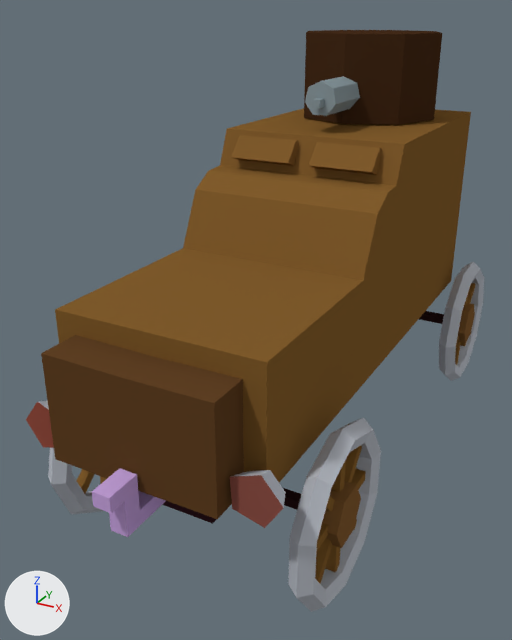
A saved change to the Blender file BlenderModels/Armstrong-Withworth 1913.blend.
Both versions are drawn from a 50 mm lens placed at (1.72, -3.68, 2.66), pointed at (-0.21, -0.17, 0.9). Lighting does not change. The marker at lower left points along +X, +Y and +Z.

The first picture shows 'back_axle', 'back_left_wheel', 'core', 'crank', 'front_axle', 'front_left_wheel', 'front_right_wheel', 'turret'.
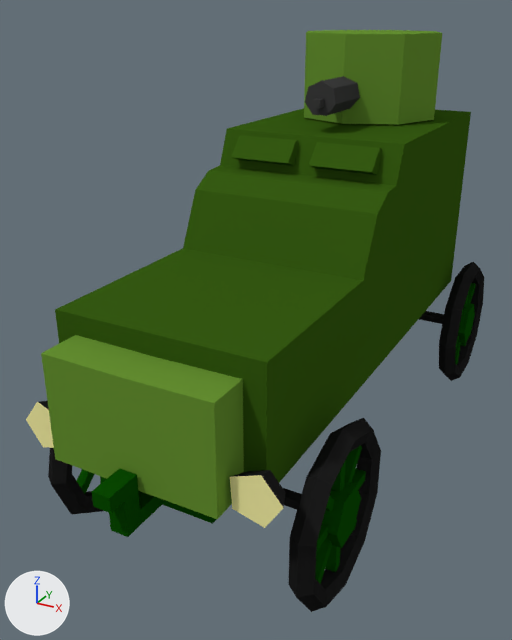
Boxes (x1, y1, x2, y2) around the edits, measured in the pictures (512 x 640 px):
'core', surface changed (brown to green)
    both: (26, 108, 471, 528)
'turret', surface changed (brown to green)
    both: (304, 30, 442, 125)
'front_left_wheel', surface changed
    both: (289, 418, 381, 612)
'back_left_wheel', surface changed (grey to black)
    both: (439, 262, 484, 381)
'crank', surface changed (purple to green)
    both: (92, 468, 166, 537)
'front_right_wheel', surface changed (grey to black)
    both: (48, 448, 106, 514)
'front_axle', surface changed
    both: (283, 488, 301, 510)
'back_axle', surface changed
    both: (419, 311, 444, 324)

The change, as a diff of the scene's bpy script:
```diff
--- a/BlenderModels/Armstrong-Withworth 1913.blend.py
+++ b/BlenderModels/Armstrong-Withworth 1913.blend.py
@@ me_cube @@
 me_cube.from_pydata(...)  # 146 vertices, 164 faces; spans x -0.69..0.71, y -1.94..1.84, z -0.68..0.84
 # used by ob_core; location = (0.0, 0.252, 1.152)
+# me_cube part 1: texture (UV) coordinates of 164 of 164 faces, centred in x -0.63..0.66, y -1.94..1.84, z -0.68..0.84, changed; they spanned u 0.02..0.9, v 0.04..0.72 and now span u 0.55..0.94, v 0.22..0.93
 me_cube.materials.append(mat_material)
@@ me_cube_001 @@
 me_cube_001.from_pydata(...)  # 20 vertices, 16 faces; spans x -0.048..0.048, y -1.883..-1.445, z 0.543..0.815
 # used by ob_crank; location = (0.0, 0.0, 0.0)
+# me_cube_001 part 2: texture (UV) coordinates of 16 of 16 faces, centred in x -0.047..0.047, y -1.883..-1.445, z 0.544..0.815, changed; they spanned u 0.56..0.57, v 0.33..0.33 and now span u 0.93..0.93, v 0.18..0.19
 me_cube_001.materials.append(mat_material)
@@ me_cylinder @@
 me_cylinder.from_pydata(...)  # 94 vertices, 82 faces; spans x -0.059..0.069, y -0.456..0.452, z -0.479..0.476
 # used by ob_front_left_wheel; location = (0.72, -1.039, 0.412)
+# me_cylinder part 3: texture (UV) coordinates of 82 of 82 faces, centred in x -0.059..0.065, y -0.435..0.43, z -0.413..0.41, changed; they spanned u 0.03..0.87, v 0.03..0.57 and now span u 0.93..0.98, v 0.17..0.97
 me_cylinder.materials.append(mat_material)
@@ me_cylinder_001 @@
 me_cylinder_001.from_pydata(...)  # 94 vertices, 82 faces; spans x -0.059..0.069, y -0.456..0.452, z -0.479..0.476
 # used by ob_back_left_wheel; location = (0.677, 1.549, 0.412); rotation_euler = (2.236, 0.0, 0.0), in degrees (128, 0, 0)
+# me_cylinder_001 part 4: texture (UV) coordinates of 82 of 82 faces, centred in x -0.059..0.065, y -0.435..0.43, z -0.413..0.41, changed; they spanned u 0.03..0.87, v 0.03..0.57 and now span u 0.93..0.98, v 0.17..0.97
 me_cylinder_001.materials.append(mat_material)
@@ me_cylinder_002 @@
 me_cylinder_002.from_pydata(...)  # 94 vertices, 82 faces; spans x -0.059..0.069, y -0.456..0.452, z -0.479..0.476
 # used by ob_front_right_wheel; location = (-0.699, -1.039, 0.412); rotation_euler = (2.275, 0.0, 0.0), in degrees (130, 0, 0)
+# me_cylinder_002 part 5: texture (UV) coordinates of 82 of 82 faces, centred in x -0.059..0.065, y -0.435..0.43, z -0.413..0.41, changed; they spanned u 0.03..0.87, v 0.03..0.57 and now span u 0.93..0.98, v 0.17..0.97
 me_cylinder_002.materials.append(mat_material)
@@ me_cylinder_004 @@
 me_cylinder_004.from_pydata(...)  # 38 vertices, 25 faces; spans x -0.453..0.453, y -0.784..0.521, z -0.25..0.268
 # used by ob_turret; location = (0.0, 0.941, 2.249)
+# me_cylinder_004 part 6: texture (UV) coordinates of 25 of 25 faces, centred in x -0.387..0.387, y -0.784..0.455, z -0.25..0.268, changed; they spanned u 0.27..0.87, v 0.03..0.46 and now span u 0.82..0.84, v 0.82..0.93
 me_cylinder_004.materials.append(mat_material)
```
